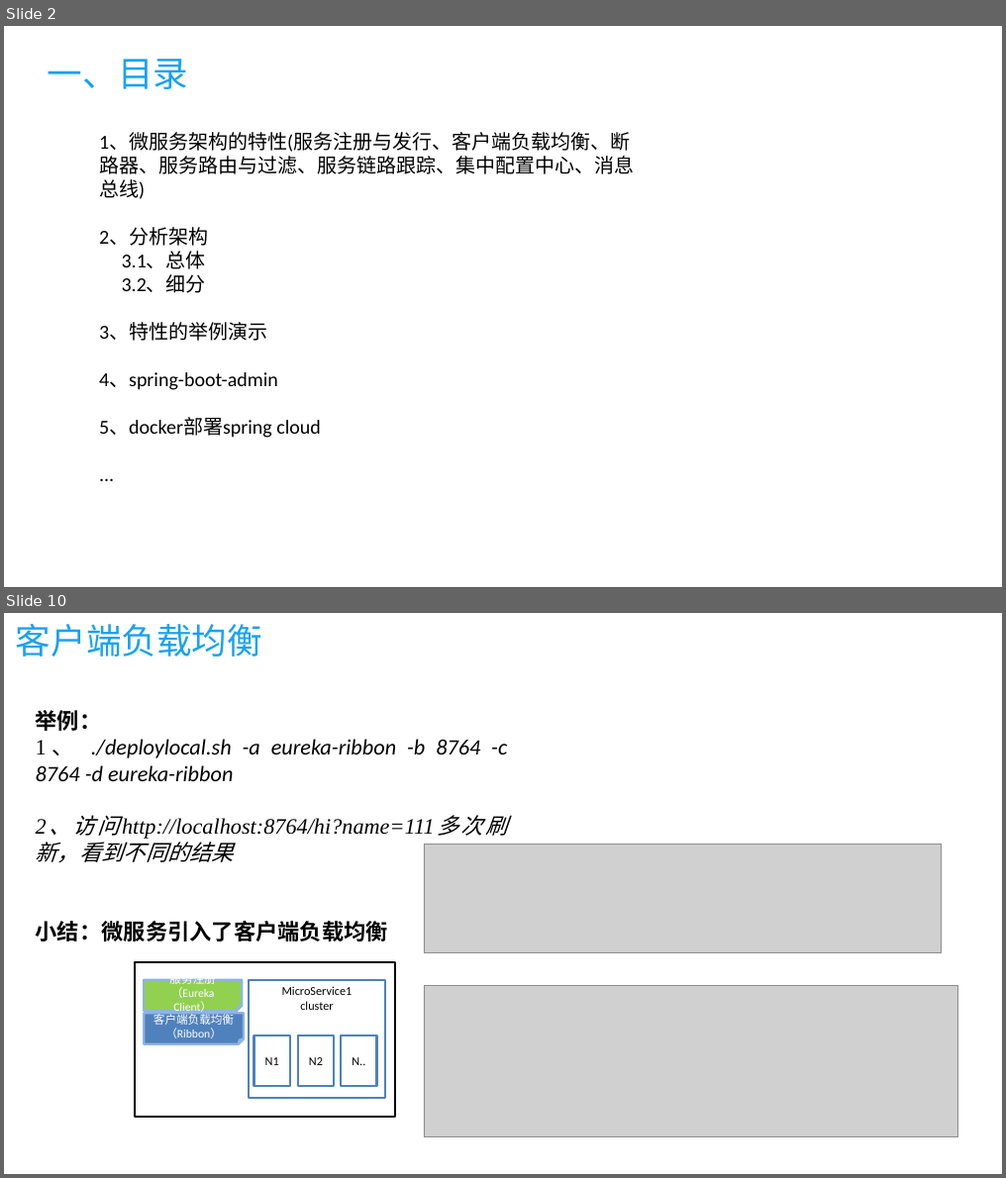
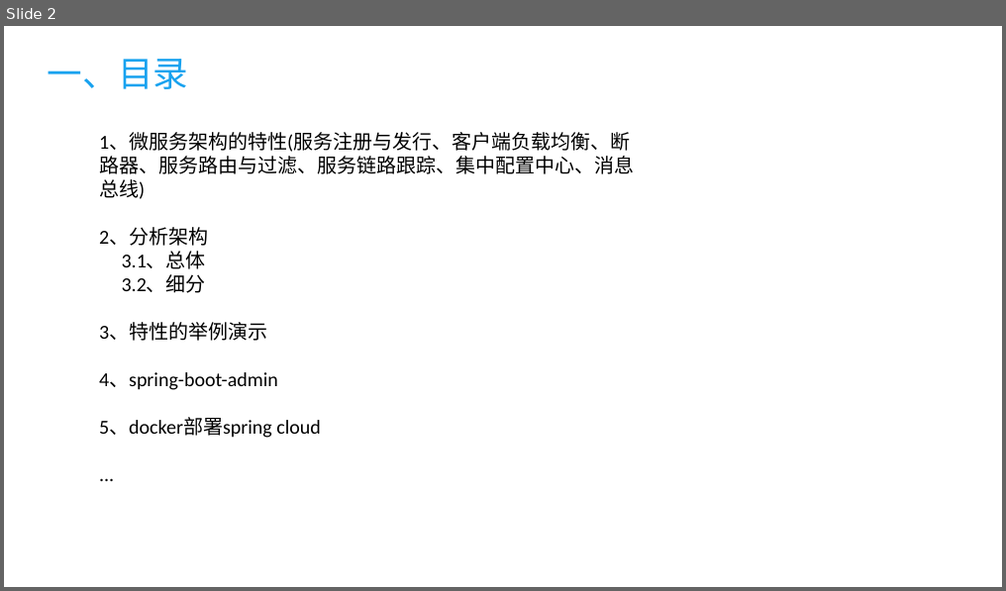
Before and after one commit to kuailewangzi1212/vue, a slide deck: doc/vue.pptx. Shown one above the other, each under a label of ours: slides 2 and 10 before the commit, slide 2 after it; the slides between them are not shown. The pictures are 1006x1178 and 1006x591 pixels, drawn with LibreOffice and Linux fonts; fonts in the diff are those of the drawing; grey boxes stand for pictures. Boxes give left, top, right and bottom in pixels: in the first picture for what was removed or moved away, otherwise in the second. Text is boxed around its words. In the diff, an @@ line names an element or a change of style, - is before the commit and + after.

```diff
--- a/doc/vue.pptx
+++ b/doc/vue.pptx
@@ slide 10 removed at box(4, 613, 1002, 1174), background #FFFFFF @@
@@ title removed at box(16, 624, 262, 657) @@
-客户端负载均衡
@@ text removed at box(36, 710, 507, 942) @@
-举例：
-1、 ./deploylocal.sh -a eureka-ribbon -b 8764 -c 8764 -d eureka-ribbon
-2、访问http://localhost:8764/hi?name=111多次刷新，看到不同的结果
-小结：微服务引入了客户端负载均衡
@@ picture removed at box(424, 845, 942, 954) @@
@@ picture removed at box(424, 986, 958, 1137) @@
@@ group removed at box(135, 962, 394, 1117): 5 rectangles, 2 folded corners @@
-服务注册（Eureka Client）
-MicroService1
-cluster
-N1
-N2
-N..
-客户端负载均衡（Ribbon）
```
Also in this commit, not shown: 1 slide changed, 1 slide added, 21 other slides removed, 3 other files.
